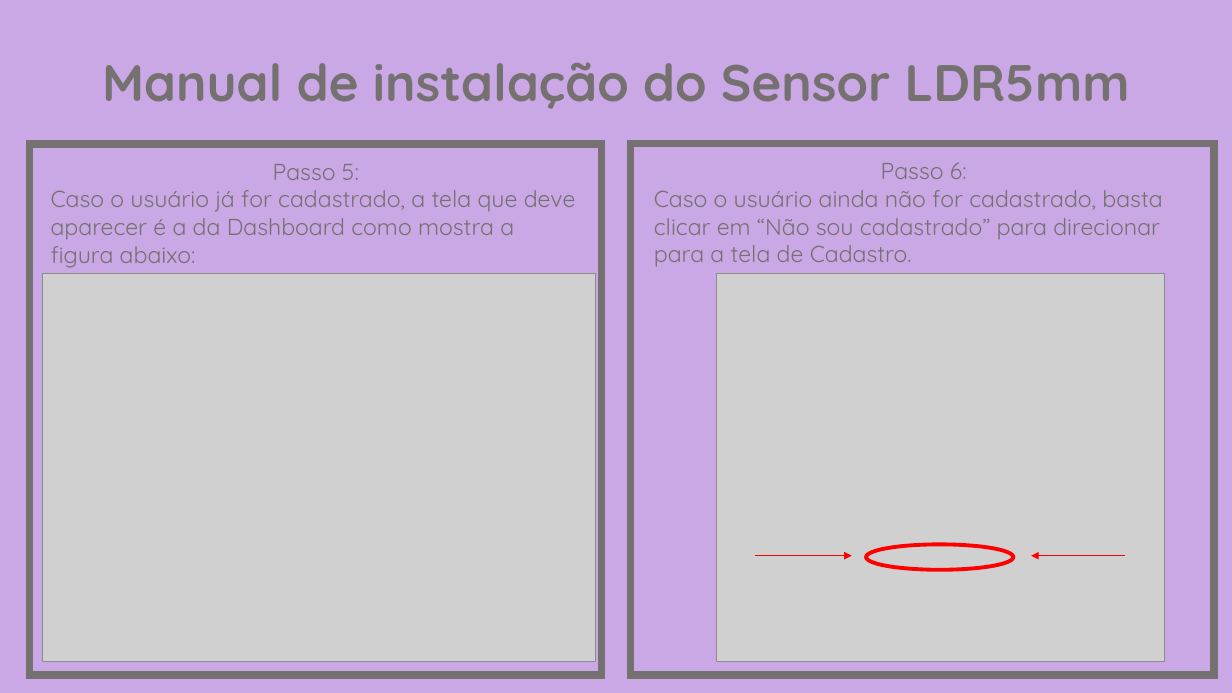
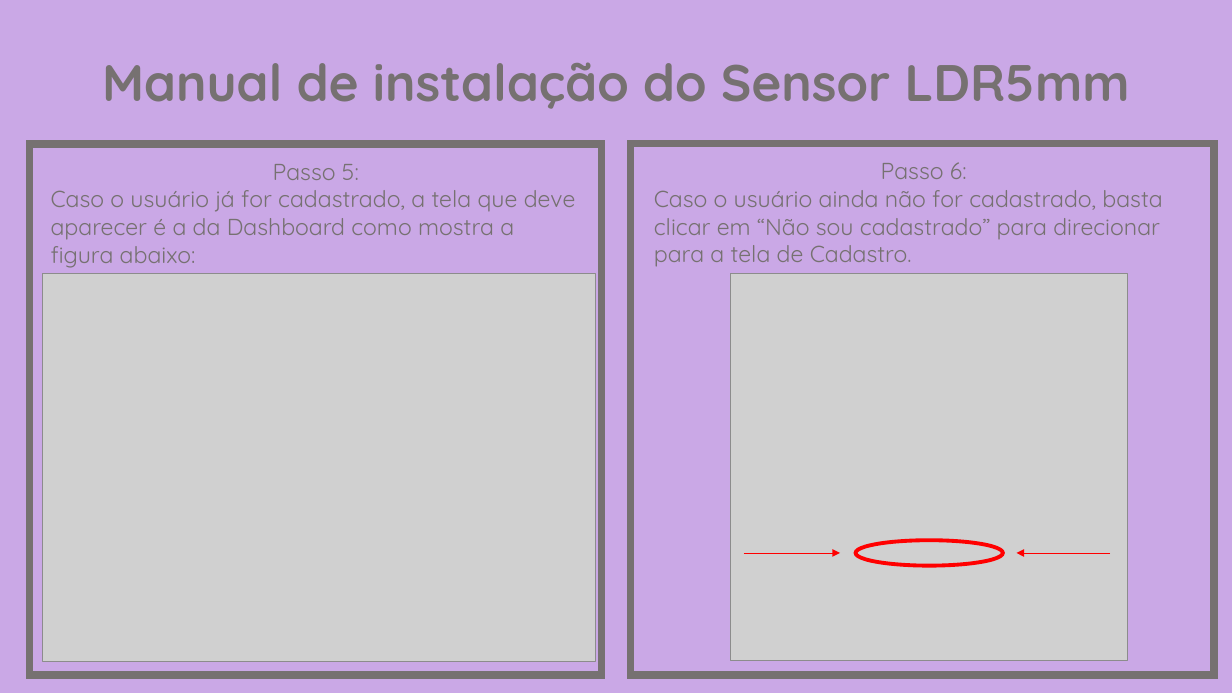
Before and after one commit to EltinhooZ/Projeto-Sprint-2, a slide deck: slide 6 of documentacao/Manual de instalação do Sensor LDR5mm.pptx. Drawn at 1232x693 pixels with LibreOffice and Linux fonts; fonts in the diff are those of the drawing; grey boxes stand for pictures. Boxes give left, top, right and bottom in pixels: in the first picture for what was removed or moved away, otherwise in the second. Text is boxed around its words. In the diff, an @@ line names an element or a change of style, - is before the commit and + after.

```diff
--- a/documentacao/Manual de instalação do Sensor LDR5mm.pptx
+++ b/documentacao/Manual de instalação do Sensor LDR5mm.pptx
@@ picture: place and size @@
-picture at <box>716,274,1165,663</box>
+picture at <box>731,274,1128,661</box>
@@ arrow moved from (755, 555) - (852, 555) to (744, 553) - (840, 553) @@
@@ ellipse: place and size @@
-ellipse at <box>866,544,1013,570</box>
+ellipse at <box>856,541,1003,567</box>
@@ arrow moved from (1125, 555) - (1031, 555) to (1110, 553) - (1017, 553) @@
```
Also in this commit, not shown: 1 other slide changed.
